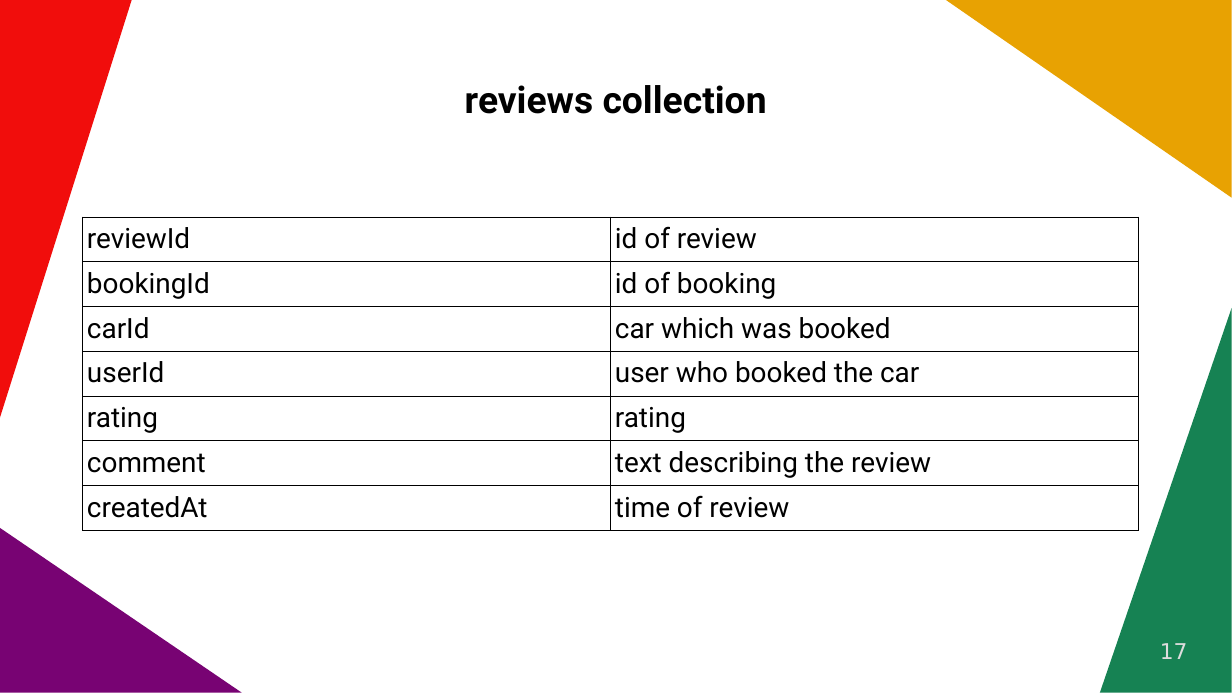
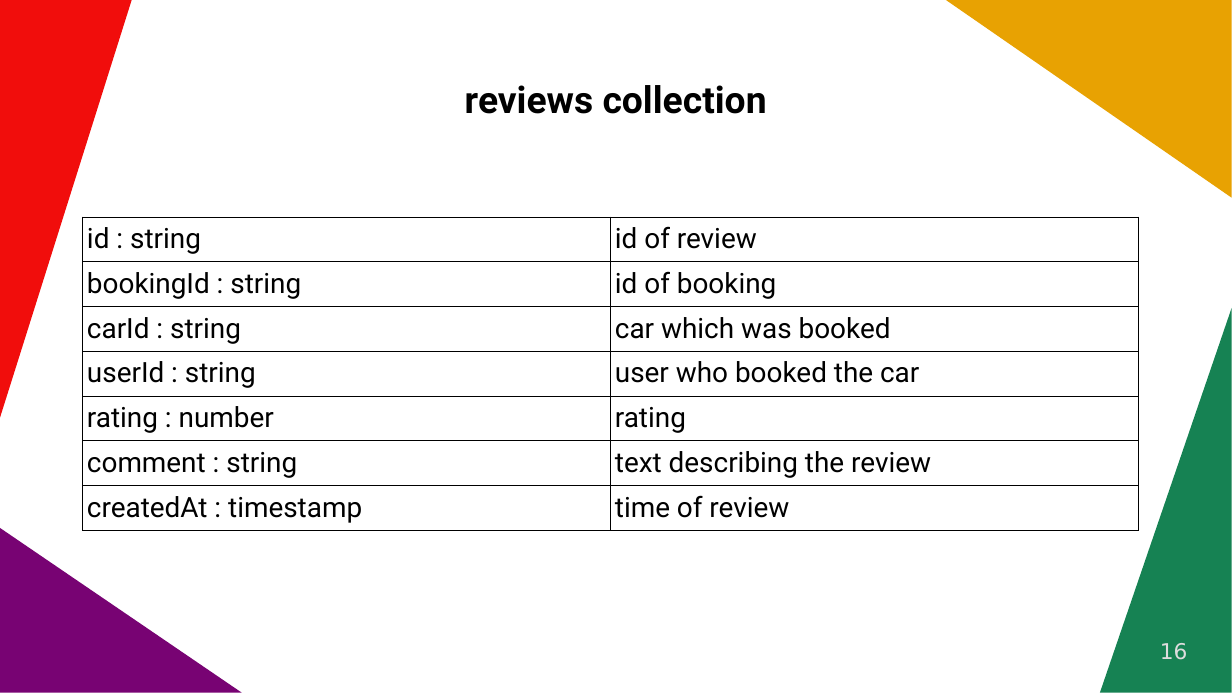
Before and after one commit to fahad-cpp/UrbanRide, a slide deck: slide 16 of ppt/Reporting2.pptx (slide 17 before the commit). Drawn at 1232x693 pixels with LibreOffice and Linux fonts; fonts in the diff are those of the drawing. Boxes give left, top, right and bottom in pixels: in the first picture for what was removed or moved away, otherwise in the second. Text is boxed around its words. In the diff, an @@ line names an element or a change of style, - is before the commit and + after.

```diff
--- a/ppt/Reporting2.pptx
+++ b/ppt/Reporting2.pptx
@@ table at (x1=83, y1=217, x2=1138, y2=530) @@
-row 1, column 1: reviewId
+row 1, column 1: id : string
-row 2, column 1: bookingId
+row 2, column 1: bookingId : string
-row 3, column 1: carId
+row 3, column 1: carId : string
-row 4, column 1: userId
+row 4, column 1: userId : string
-row 5, column 1: rating
+row 5, column 1: rating : number
-row 6, column 1: comment
+row 6, column 1: comment : string
-row 7, column 1: createdAt
+row 7, column 1: createdAt : timestamp
@@ page number at (x1=1160, y1=643, x2=1188, y2=660): text changed @@
-17
+16
```
Also in this commit, not shown: 3 other slides changed, 1 slide removed, 6 other files.
